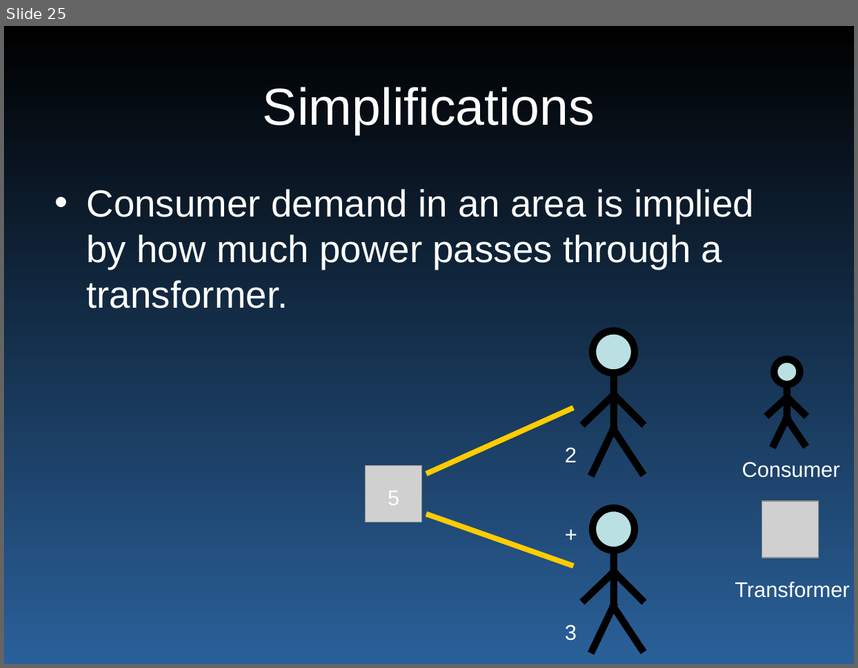
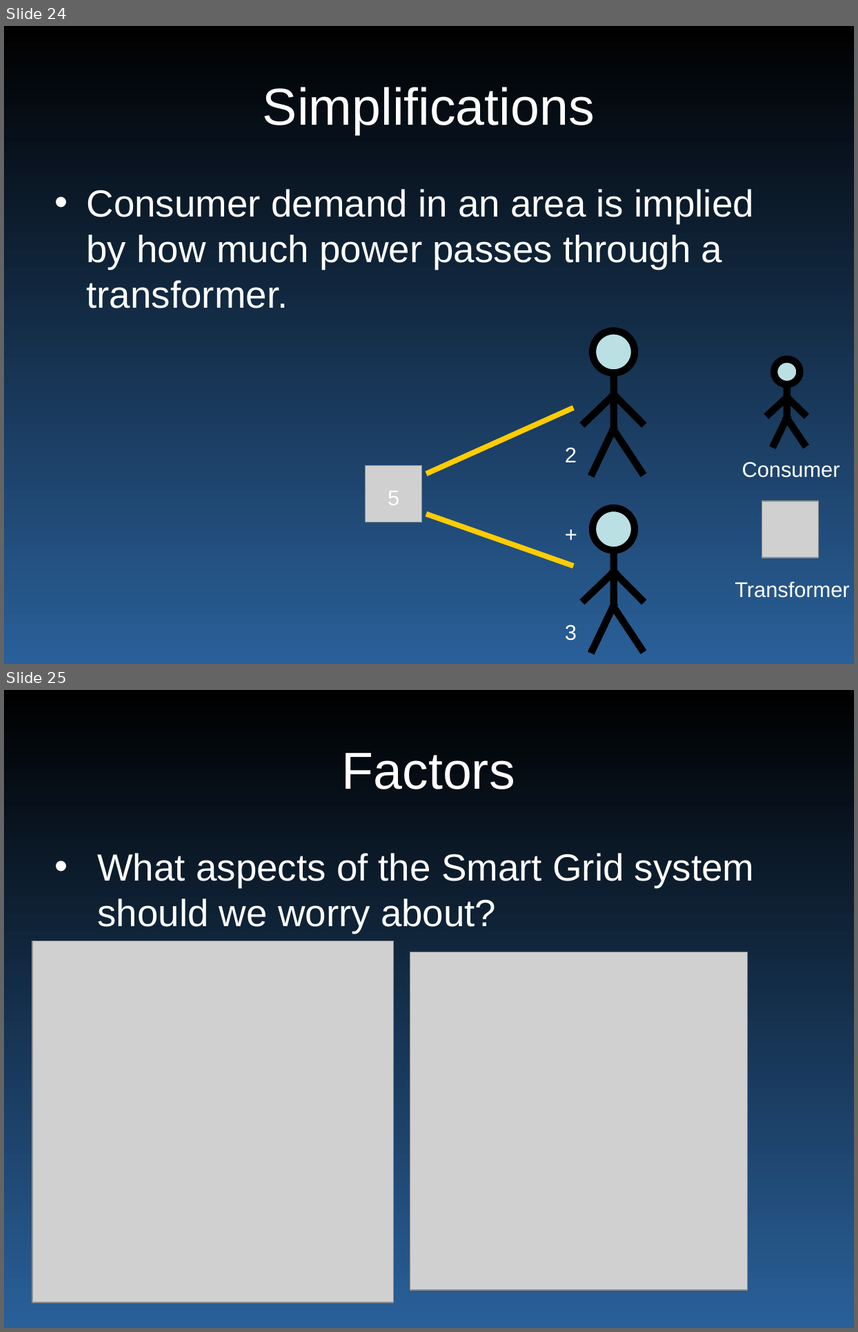
Before and after one commit to wyatt8740/CS460_Capstone, a slide deck: smartgrid_465_merged.pptx. Shown one above the other, each under a label of ours: slide 25 before the commit, slides 24 and 25 after it. The pictures are 858x668 and 858x1332 pixels, drawn with LibreOffice and Linux fonts; fonts in the diff are those of the drawing; grey boxes stand for pictures. Boxes give left, top, right and bottom in pixels: in the first picture for what was removed or moved away, otherwise in the second. Text is boxed around its words. In the diff, an @@ line names an element or a change of style, - is before the commit and + after.

Commit message:
added images and sources, other minor details

```diff
--- a/smartgrid_465_merged.pptx
+++ b/smartgrid_465_merged.pptx
@@ slide 25 added at (4,690,854,1328), background gradient #000000 to #2A6099 @@
@@ title added at (342,753,515,789), 44 pt, text #FFFFFF @@
+Factors
@@ text added at (97,853,754,933), 32 pt, text #FFFFFF @@
+• What aspects of the Smart Grid system should we worry about?
@@ picture added at (32,940,393,1302) @@
@@ picture added at (410,952,748,1290) @@
@@ what was slide 25 is now slide 24 @@
```
Also in this commit, not shown: 6 slides changed.
